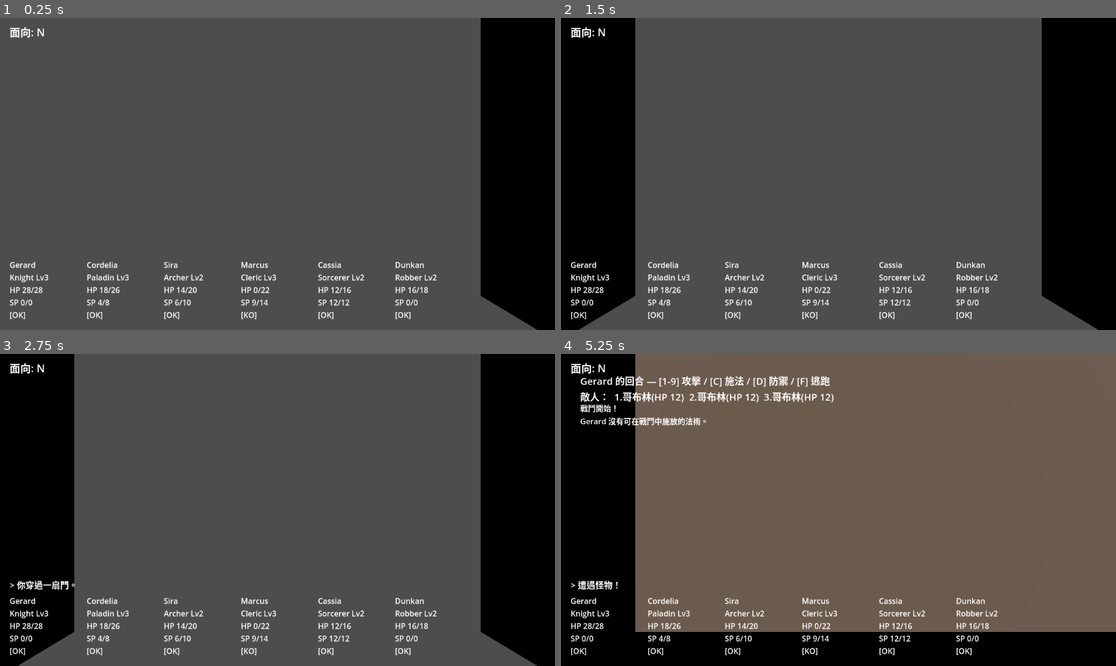
Above: before the commit, frames 1-4 (two rows, left to right).
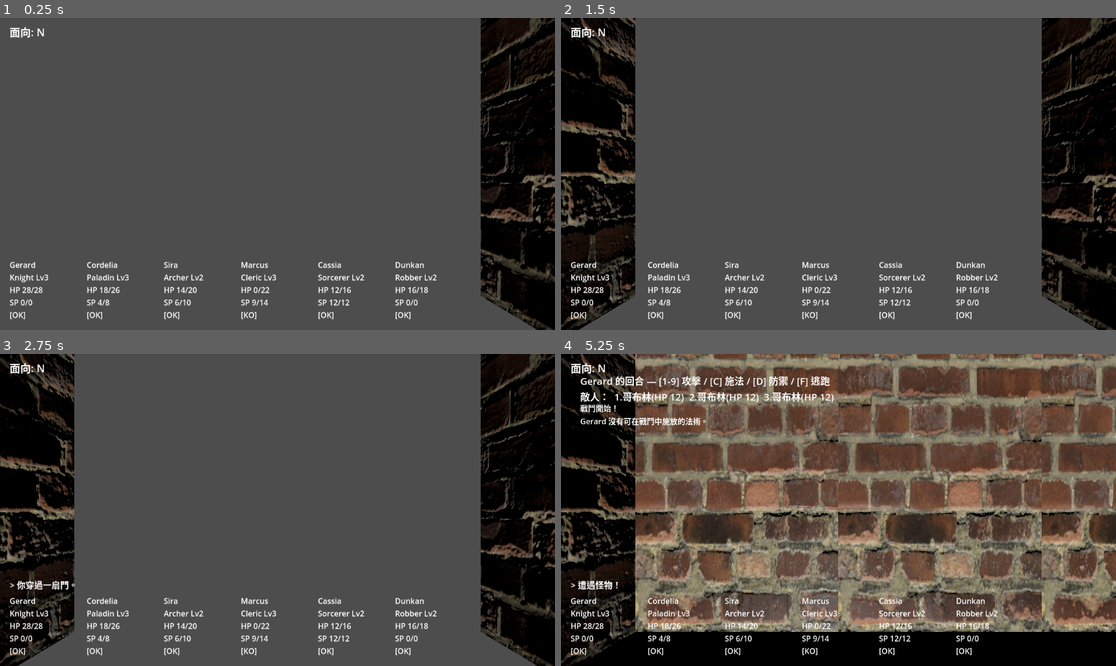
Above: after the commit, the same moments.

Repository: kurtsgm/mm
Game: Godot game, scene res://presentation/world/main.tscn
The game is run twice, just before and just after one commit, with the same random seed, the same clock (stepped at 60 frames per second) and the same inputs.
Inputs (mouse positions are in pixels of both pictures, inside the frame that each line leads up to):
- Up to frame 1 (0.25 s): no input
- Up to frame 2 (1.5 s): tap Enter at 0.5 s; move the mouse to (960, 158) at 0.52 s; hold E (strafe_right) 0.53-1.25 s; hold Shift 0.53-1.25 s; click (960, 158) at 0.67 s; tap Space at 1.25 s; drag from (727, 189) to (810, 236) at 1.27 s
- Up to frame 3 (2.75 s): tap Enter at 2 s; move the mouse to (333, 441) at 2.02 s; hold E (strafe_right) from 2.03 s (still down); tap Ctrl at 2.1 s
- Up to frame 4 (5.25 s): release E (strafe_right) at 2.75 s; tap Space at 2.75, 4.25 s; drag from (810, 572) to (672, 463) at 2.77 s; tap Enter at 3.5 s; move the mouse to (1005, 556) at 3.52 s; hold Q (strafe_left) 3.53-4.25 s; tap 9 at 3.6 s; drag from (672, 463) to (755, 432) at 4.27 s; move the mouse to (866, 510) at 5.02 s; hold S (move_back) from 5.03 s (still down); tap C at 5.1 s; click (866, 510) at 5.17 s

The runs differ from the first frame. In frame 1, 3.1% of the frame differs, in the area x 86-100%, y 0-100%; in frame 2, 7.0%; in frame 3, 6.9%; in frame 4, 53%, in the area x 0-100%, y 0-100%.

Commit message:
content: add bricks dungeon theme + apply to level01
bricks theme = brick-textured wall (content/materials/bricks) + default
boxes for floor/door/stairs; registered in ThemeCatalog._THEMES; level01
gets a `theme: bricks` header so ./run.sh shows it. Suite 247/247.

Co-Authored-By: Claude Opus 4.8 (1M context) <noreply@anthropic.com>

Diff:
--- /dev/null
+++ b/content/themes/bricks.tres
@@ -0,0 +1,15 @@
+[gd_resource type="Resource" script_class="DungeonTheme" format=3]
+
+[ext_resource type="MeshLibrary" path="res://content/themes/bricks_lib.tres" id="1_wtm51"]
+[ext_resource type="Script" path="res://resources/dungeon_theme.gd" id="2_p8yqi"]
+
+[resource]
+script = ExtResource("2_p8yqi")
+theme_id = "bricks"
+mesh_library = ExtResource("1_wtm51")
+item_for_tile = {
+1: "wall",
+2: "door",
+3: "stairs_up",
+4: "stairs_down"
+}
--- /dev/null
+++ b/content/themes/bricks_lib.tres
@@ -0,0 +1,72 @@
+[gd_resource type="MeshLibrary" format=3]
+
+[ext_resource type="Material" path="res://content/materials/bricks/bricks.tres" id="1_aafjf"]
+
+[sub_resource type="StandardMaterial3D" id="StandardMaterial3D_4bbuy"]
+albedo_color = Color(0.25, 0.25, 0.28, 1)
+
+[sub_resource type="BoxMesh" id="BoxMesh_a56jf"]
+material = SubResource("StandardMaterial3D_4bbuy")
+size = Vector3(2, 0.2, 2)
+
+[sub_resource type="BoxMesh" id="BoxMesh_fyoqo"]
+material = ExtResource("1_aafjf")
+size = Vector3(2, 3, 2)
+
+[sub_resource type="StandardMaterial3D" id="StandardMaterial3D_ru7kc"]
+albedo_color = Color(0.55, 0.32, 0.15, 1)
+
+[sub_resource type="BoxMesh" id="BoxMesh_u30et"]
+material = SubResource("StandardMaterial3D_ru7kc")
+size = Vector3(1.2, 2.2, 1.2)
+
+[sub_resource type="StandardMaterial3D" id="StandardMaterial3D_oc2yn"]
+albedo_color = Color(0.2, 0.5, 0.65, 1)
+
+[sub_resource type="BoxMesh" id="BoxMesh_gdpgn"]
+material = SubResource("StandardMaterial3D_oc2yn")
+size = Vector3(1.6, 0.4, 1.6)
+
+[sub_resource type="StandardMaterial3D" id="StandardMaterial3D_dddq7"]
+albedo_color = Color(0.2, 0.5, 0.65, 1)
+
+[sub_resource type="BoxMesh" id="BoxMesh_rso24"]
+material = SubResource("StandardMaterial3D_dddq7")
+size = Vector3(1.6, 0.4, 1.6)
+
+[resource]
+item/0/name = "floor"
+item/0/mesh = SubResource("BoxMesh_a56jf")
+item/0/mesh_transform = Transform3D(1, 0, 0, 0, 1, 0, 0, 0, 1, 0, -0.1, 0)
+item/0/mesh_cast_shadow = 1
+item/0/shapes = []
+item/0/navigation_mesh_transform = Transform3D(1, 0, 0, 0, 1, 0, 0, 0, 1, 0, 0, 0)
+item/0/navigation_layers = 1
+item/1/name = "wall"
+item/1/mesh = SubResource("BoxMesh_fyoqo")
+item/1/mesh_transform = Transform3D(1, 0, 0, 0, 1, 0, 0, 0, 1, 0, 1.5, 0)
+item/1/mesh_cast_shadow = 1
+item/1/shapes = []
+item/1/navigation_mesh_transform = Transform3D(1, 0, 0, 0, 1, 0, 0, 0, 1, 0, 0, 0)
+item/1/navigation_layers = 1
+item/2/name = "door"
+item/2/mesh = SubResource("BoxMesh_u30et")
+item/2/mesh_transform = Transform3D(1, 0, 0, 0, 1, 0, 0, 0, 1, 0, 1.1, 0)
+item/2/mesh_cast_shadow = 1
+item/2/shapes = []
+item/2/navigation_mesh_transform = Transform3D(1, 0, 0, 0, 1, 0, 0, 0, 1, 0, 0, 0)
+item/2/navigation_layers = 1
+item/3/name = "stairs_up"
+item/3/mesh = SubResource("BoxMesh_gdpgn")
+item/3/mesh_transform = Transform3D(1, 0, 0, 0, 1, 0, 0, 0, 1, 0, 0.2, 0)
+item/3/mesh_cast_shadow = 1
+item/3/shapes = []
+item/3/navigation_mesh_transform = Transform3D(1, 0, 0, 0, 1, 0, 0, 0, 1, 0, 0, 0)
+item/3/navigation_layers = 1
+item/4/name = "stairs_down"
+item/4/mesh = SubResource("BoxMesh_rso24")
+item/4/mesh_transform = Transform3D(1, 0, 0, 0, 1, 0, 0, 0, 1, 0, 0.2, 0)
+item/4/mesh_cast_shadow = 1
+item/4/shapes = []
+item/4/navigation_mesh_transform = Transform3D(1, 0, 0, 0, 1, 0, 0, 0, 1, 0, 0, 0)
+item/4/navigation_layers = 1
--- a/presentation/world/theme_catalog.gd
+++ b/presentation/world/theme_catalog.gd
@@ -3,7 +3,9 @@
 
 # 主題 id → .tres 路徑（鏡射 Bestiary/ItemCatalog/SpellBook）。
 # "default" 為程式碼生成主題（保留現有外觀、零外部素材）；kit 主題屬內容期。
-const _THEMES := {}
+const _THEMES := {
+	"bricks": "res://content/themes/bricks.tres",
+}
 
 static func has_theme(id: String) -> bool:
 	return id == "default" or _THEMES.has(id)
Not shown, changed: content/maps/level01.txt
